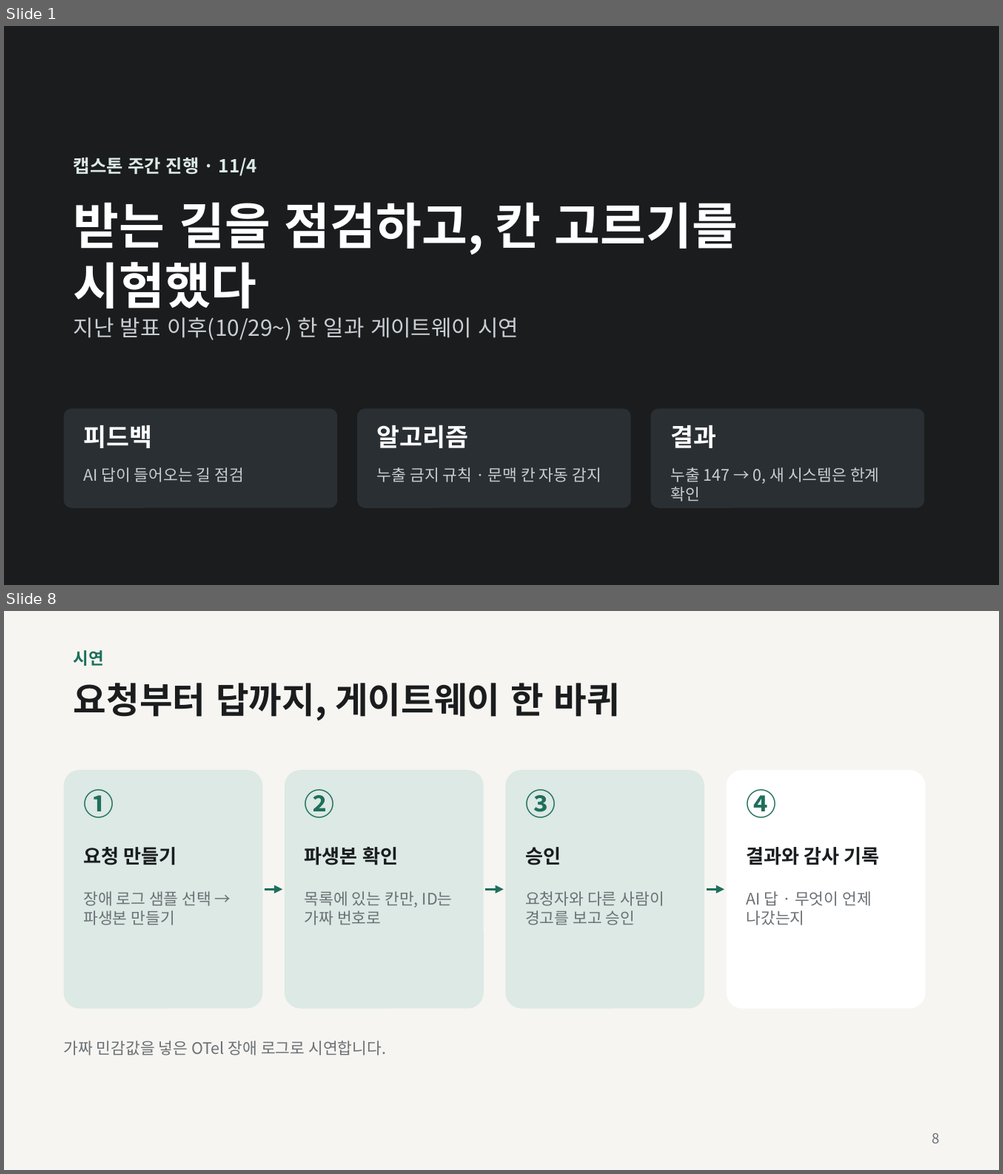
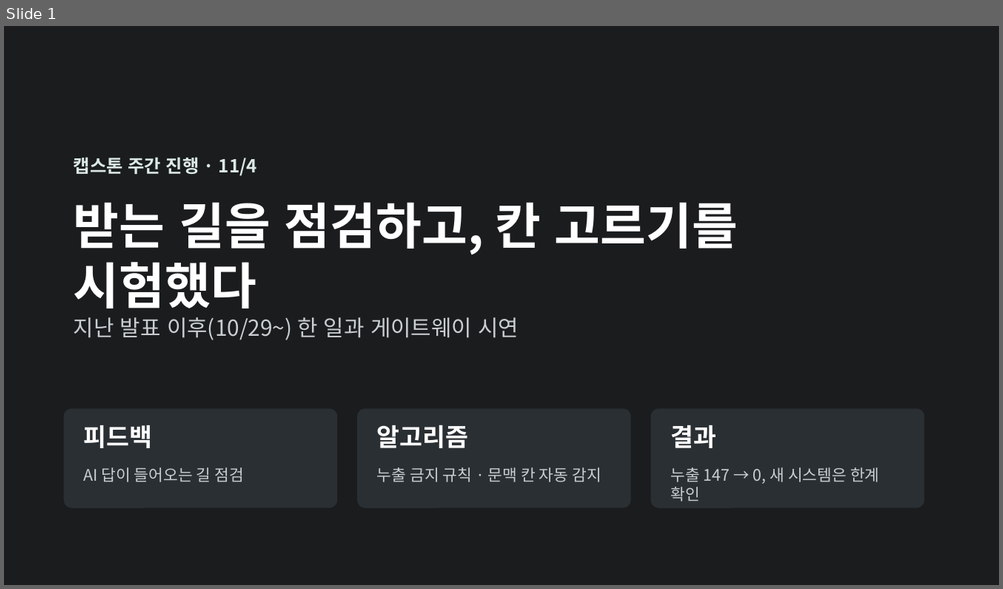
Before and after one commit to ygsg-dku/yeogwasigan, a slide deck: docs/presentations/여과시간_주간_1104.pptx. Shown one above the other, each under a label of ours: slides 1 and 8 before the commit, slide 1 after it; the slides between them are not shown. The pictures are 1003x1174 and 1003x589 pixels, drawn with LibreOffice and Linux fonts; fonts in the diff are those of the drawing. Boxes give left, top, right and bottom in pixels: in the first picture for what was removed or moved away, otherwise in the second. Text is boxed around its words. In the diff, an @@ line names an element or a change of style, - is before the commit and + after.

Commit message:
docs: 11/4 덱 — 대응 계획을 피드백 장에 합치고 시연을 목록 제안 흐름으로
- 9장 → 8장 (5분에 맞춤): '대응 계획'을 '받은 피드백' 왼쪽 카드에 합침
- 시연 장: 목록 제안 받기 → 보안팀 승인 → 그 목록으로 요청 → 다른 사람이 승인 → AI 답.
  알고리즘 2~3단계는 데모 모드(지난 실제 실행 기록)라고 슬라이드에 적음

```diff
--- a/docs/presentations/여과시간_주간_1104.pptx
+++ b/docs/presentations/여과시간_주간_1104.pptx
@@ slide 8 removed at (4,611,999,1170), background #F6F5F1 @@
@@ text removed at (74,650,104,666) @@
-시연
@@ title removed at (74,683,619,721) @@
-요청부터 답까지, 게이트웨이 한 바퀴
@@ rounded rectangle removed at (64,770,262,1009) @@
@@ rounded rectangle removed at (284,770,484,1009) @@
@@ rounded rectangle removed at (505,770,704,1009) @@
@@ rounded rectangle removed at (726,770,925,1009) @@
@@ text removed at (83,789,114,818) @@
-①
@@ text removed at (304,789,335,818) @@
-②
@@ text removed at (525,789,555,818) @@
-③
@@ text removed at (746,789,777,818) @@
-④
@@ text removed at (83,847,177,866) @@
-요청 만들기
@@ text removed at (304,847,398,866) @@
-파생본 확인
@@ text removed at (525,847,560,866) @@
-승인
@@ text removed at (746,847,879,866) @@
-결과와 감사 기록
@@ text removed at (83,891,212,925) @@
-장애 로그 샘플 선택 → 파생본 만들기
@@ arrow removed from (264, 889) to (282, 889) @@
@@ text removed at (304,891,452,925) @@
-목록에 있는 칸만, ID는 가짜 번호로
@@ arrow removed from (485, 889) to (504, 889) @@
@@ text removed at (525,891,664,925) @@
-요청자와 다른 사람이 경고를 보고 승인
@@ arrow removed from (706, 889) to (724, 889) @@
@@ text removed at (746,891,871,925) @@
-AI 답 · 무엇이 언제 나갔는지
@@ text removed at (64,1041,386,1056) @@
-가짜 민감값을 넣은 OTel 장애 로그로 시연합니다.
@@ text removed at (931,1133,939,1144) @@
-8
```
Also in this commit, not shown: 6 slides changed, 1 slide added, 1 other slide removed, 2 other files.
